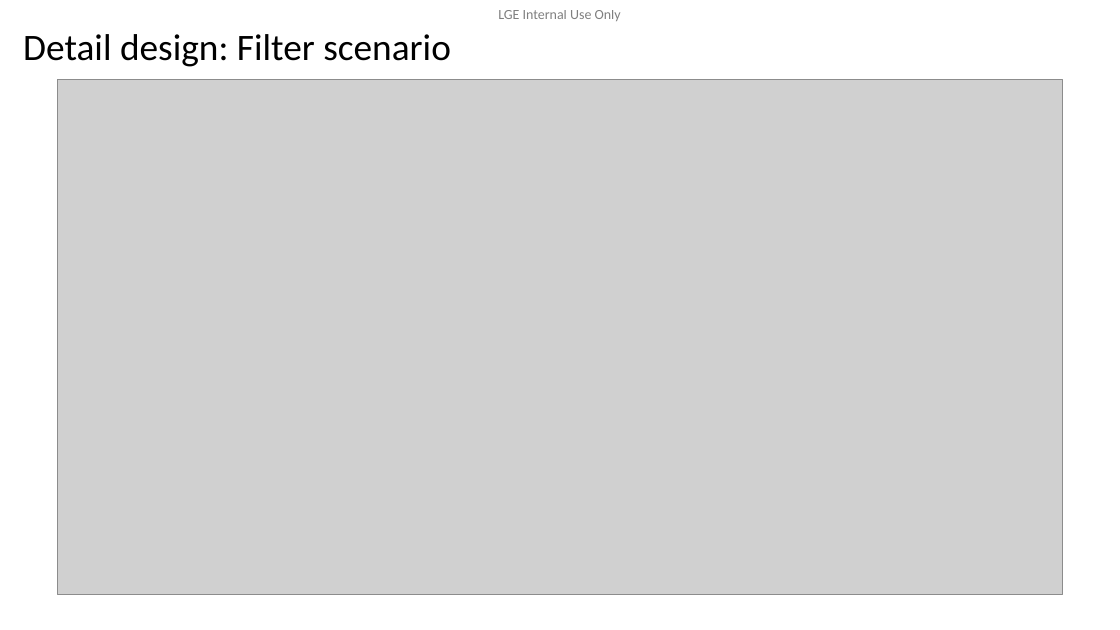
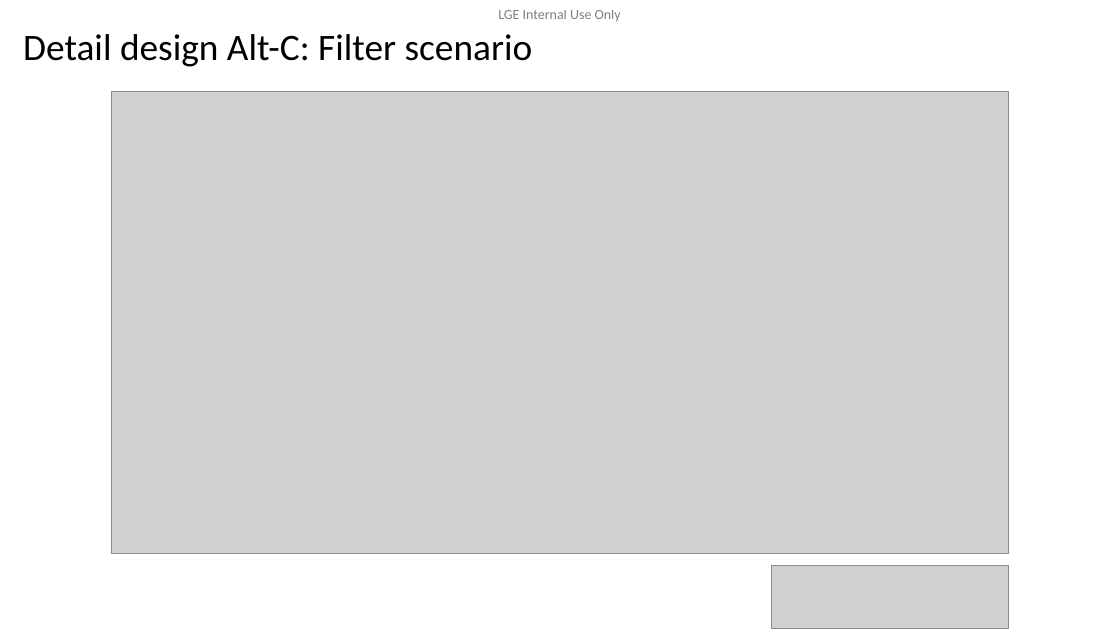
Before and after one commit to btqt/fe, a slide deck: slide 13 of design/FE_phi.vu_Design of Secure Remote Diag on Container Separation Architecture_3rd.pptx. Drawn at 1120x630 pixels with LibreOffice and Linux fonts; fonts in the diff are those of the drawing; grey boxes stand for pictures; background and template pictures are left out. Boxes give left, top, right and bottom in pixels: in the first picture for what was removed or moved away, otherwise in the second. Text is boxed around its words. In the diff, an @@ line names an element or a change of style, - is before the commit and + after.

```diff
--- a/design/FE_phi.vu_Design of Secure Remote Diag on Container Separation Architecture_3rd.pptx
+++ b/design/FE_phi.vu_Design of Secure Remote Diag on Container Separation Architecture_3rd.pptx
@@ title at <box>23,34,533,67</box>: text changed @@
-Detail design: Filter scenario
+Detail design Alt-C: Filter scenario
@@ picture: place and size @@
-picture at <box>58,79,1063,595</box>
+picture at <box>112,91,1008,554</box>
@@ picture added at <box>772,565,1008,628</box> @@
```
Also in this commit, not shown: 4 other slides changed, 3 slides added, 9 other files.
